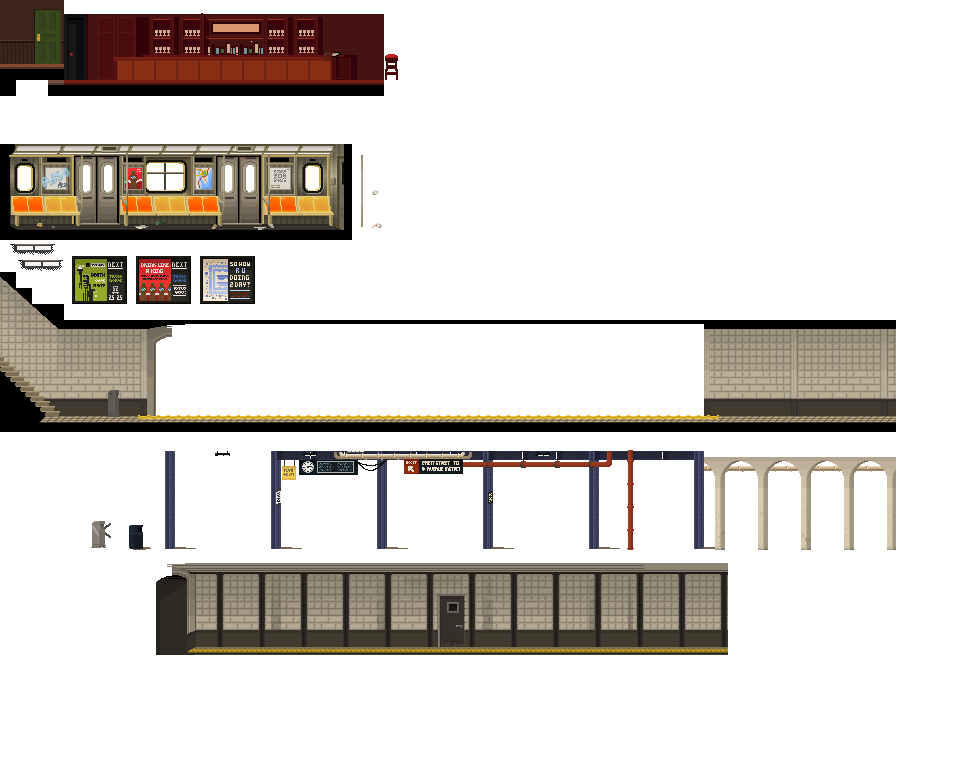
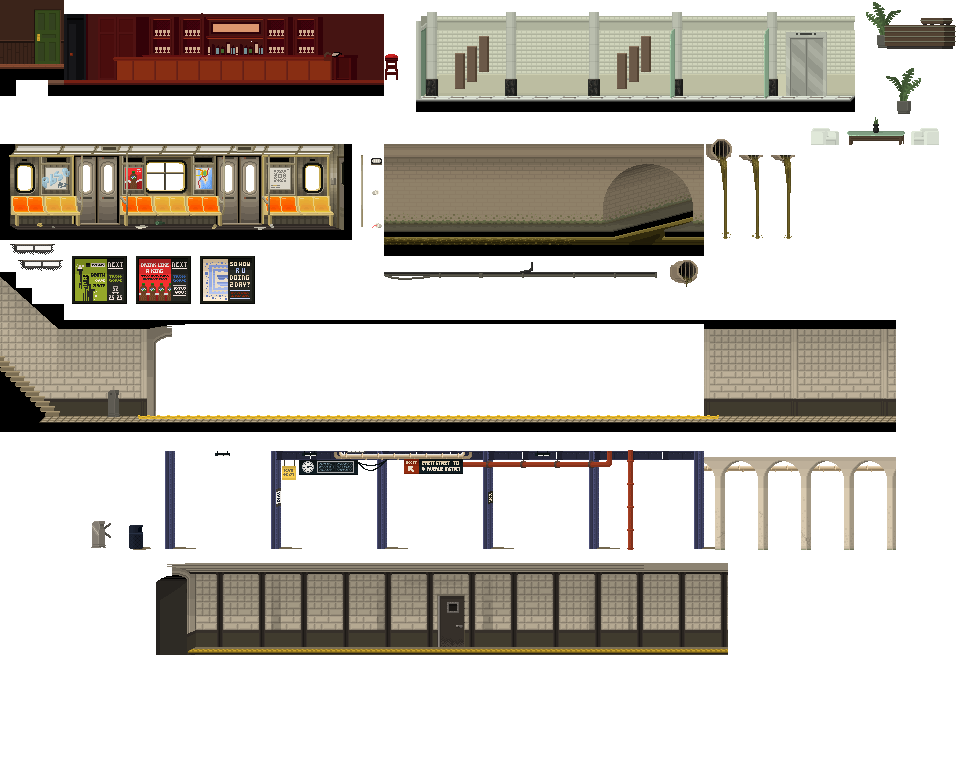
Layer changes from the first 960 × 771 image to the second:
painted on "environment" over [371,2,956,287]
removed layer "Layer 5" over [384,260,698,287]
